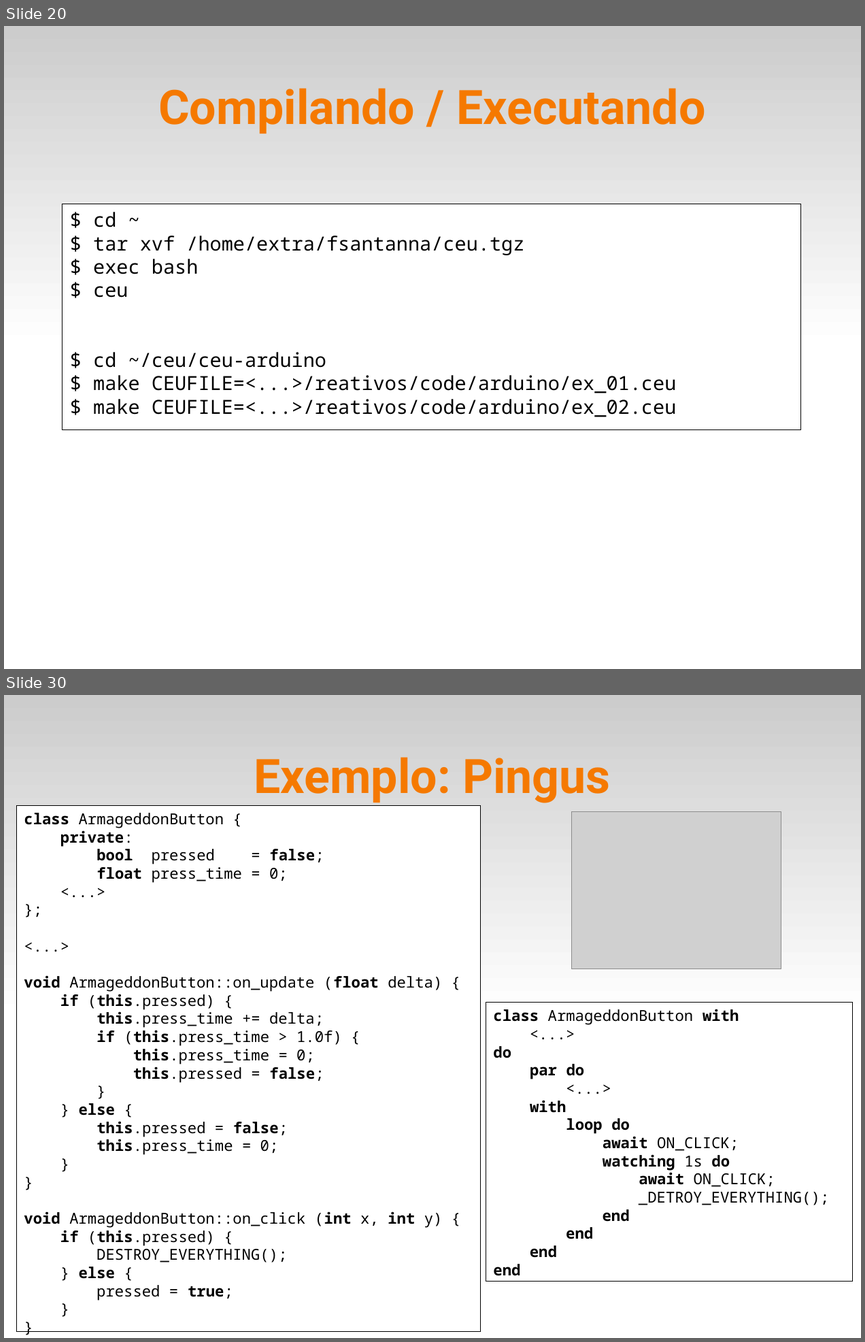
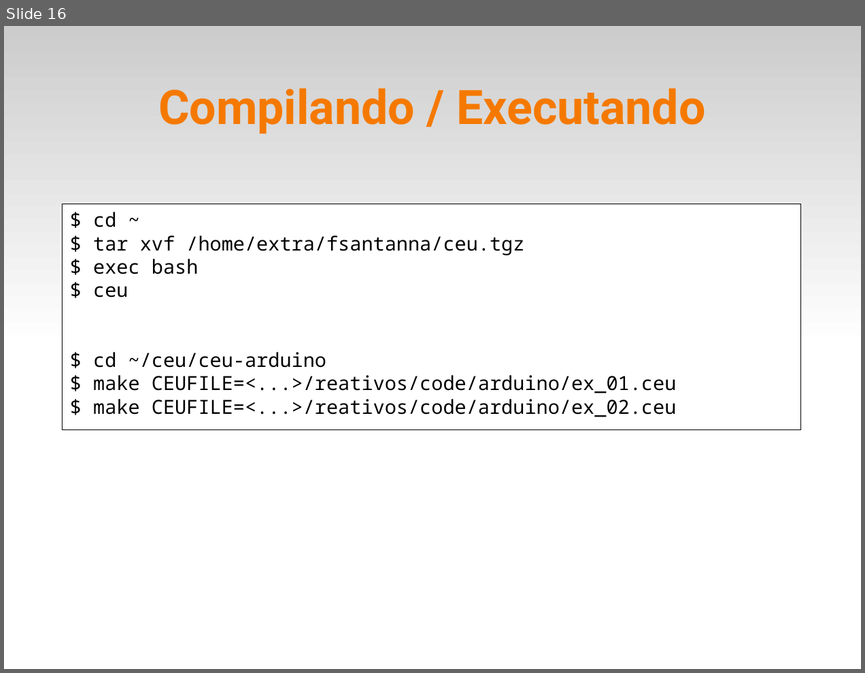
Before and after one commit to fsantanna-uerj/reativos, a slide deck: slides/05_ceu.odp. Shown one above the other, each under a label of ours: slides 20 and 30 before the commit, slide 16 after it; the slides between them are not shown. The pictures are 865x1342 and 865x673 pixels, drawn with LibreOffice and Linux fonts; fonts in the diff are those of the drawing; grey boxes stand for pictures. Boxes give left, top, right and bottom in pixels: in the first picture for what was removed or moved away, otherwise in the second. Text is boxed around its words. In the diff, an @@ line names an element or a change of style, - is before the commit and + after.

```diff
--- a/slides/05_ceu.odp
+++ b/slides/05_ceu.odp
@@ slide 30 removed at bbox=[4, 695, 861, 1338], background #FFFFFF; not listed: 1 template element that a slide beside it also shows @@
@@ title removed at bbox=[254, 757, 611, 803] @@
-Exemplo: Pingus
@@ rectangle removed at bbox=[16, 805, 481, 1331] @@
-class ArmageddonButton {
-private:
-bool pressed = false;
-float press_time = 0;
-<...>
-};
-<...>
-void ArmageddonButton::on_update (float delta) {
-if (this.pressed) {
-this.press_time += delta;
-if (this.press_time > 1.0f) {
-this.press_time = 0;
-this.pressed = false;
-}
-} else {
-this.pressed = false;
-this.press_time = 0;
-}
-}
-void ArmageddonButton::on_click (int x, int y) {
-if (this.pressed) {
-DESTROY_EVERYTHING();
-} else {
-pressed = true;
-}
-}
@@ picture removed at bbox=[572, 812, 781, 968] @@
@@ rectangle removed at bbox=[486, 1002, 853, 1280] @@
-class ArmageddonButton with
-<...>
-do
-par do
-<...>
-with
-loop do
-await ON_CLICK;
-watching 1s do
-await ON_CLICK;
-_DETROY_EVERYTHING();
-end
-end
-end
-end
@@ what was slide 20 is now slide 16 @@
```
Also in this commit, not shown: 19 other slides removed, 3 other files.
